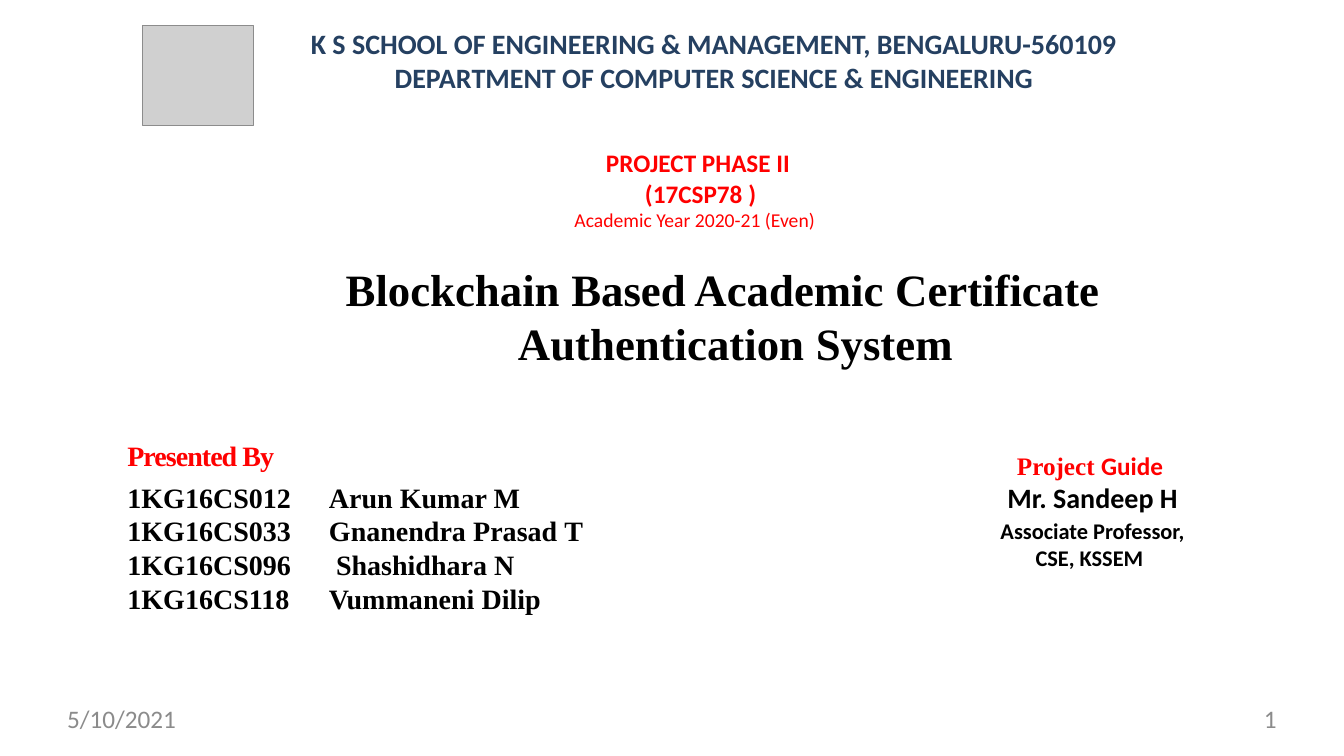
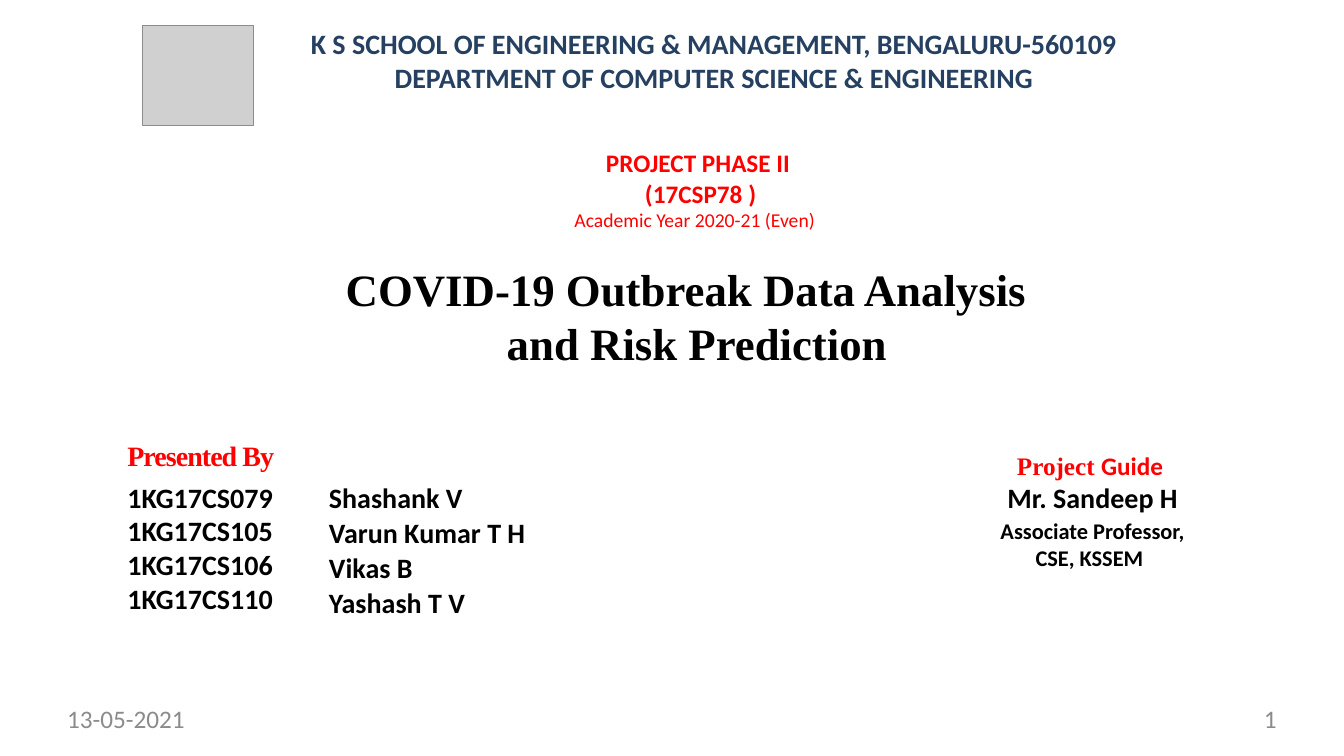
Before and after one commit to vikasbalu/Covid19_RiskCalc, a slide deck: slide 1 of presentation/Project Presentaion.pptx. Drawn at 1344x756 pixels with LibreOffice and Linux fonts; fonts in the diff are those of the drawing; grey boxes stand for pictures. Boxes give left, top, right and bottom in pixels: in the first picture for what was removed or moved away, otherwise in the second. Text is boxed around its words. In the diff, an @@ line names an element or a change of style, - is before the commit and + after.

```diff
--- a/presentation/Project Presentaion.pptx
+++ b/presentation/Project Presentaion.pptx
@@ title at (x1=346, y1=275, x2=1026, y2=361): text changed @@
-Blockchain Based Academic Certificate Authentication System
+COVID-19 Outbreak Data Analysis and Risk Prediction
@@ text at (x1=127, y1=489, x2=272, y2=610): text changed; font Times New Roman to Calibri @@
-1KG16CS012
-1KG16CS033
-1KG16CS096
-1KG16CS118
+1KG17CS079
+1KG17CS105
+1KG17CS106
+1KG17CS110
@@ text at (x1=329, y1=488, x2=525, y2=614): text changed; font Times New Roman to Calibri @@
-Arun Kumar M Gnanendra Prasad T Shashidhara N Vummaneni Dilip
+Shashank V
+Varun Kumar T H
+Vikas B
+Yashash T V
@@ text at (x1=67, y1=712, x2=184, y2=728): text changed @@
-5/10/2021
+13-05-2021
```
Also in this commit, not shown: 22 other slides changed, 4 slides added, 6 slides removed.
